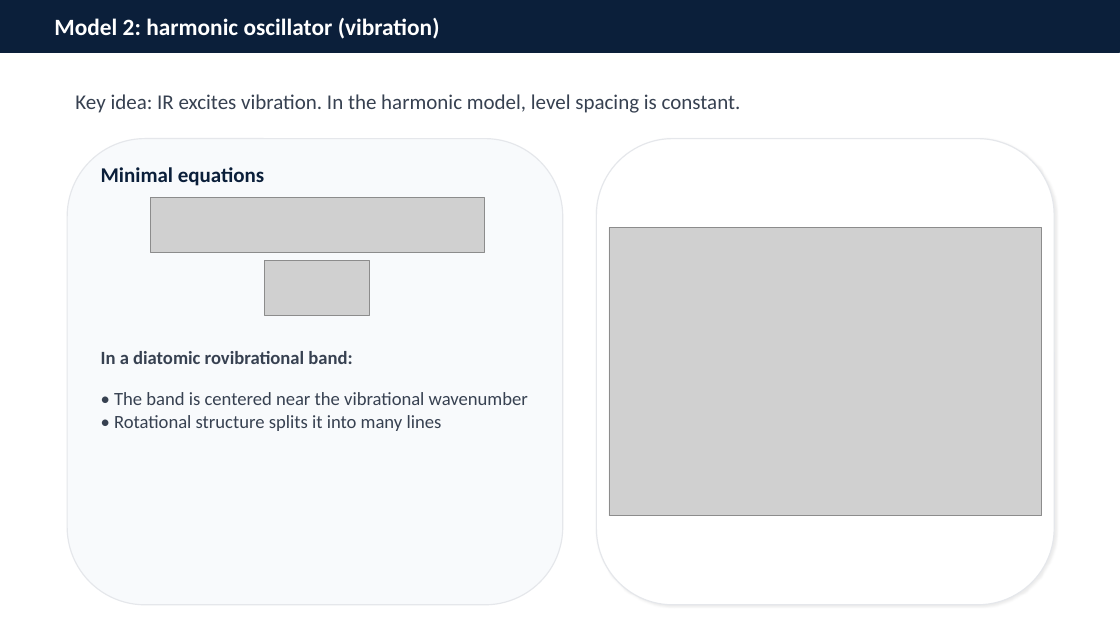
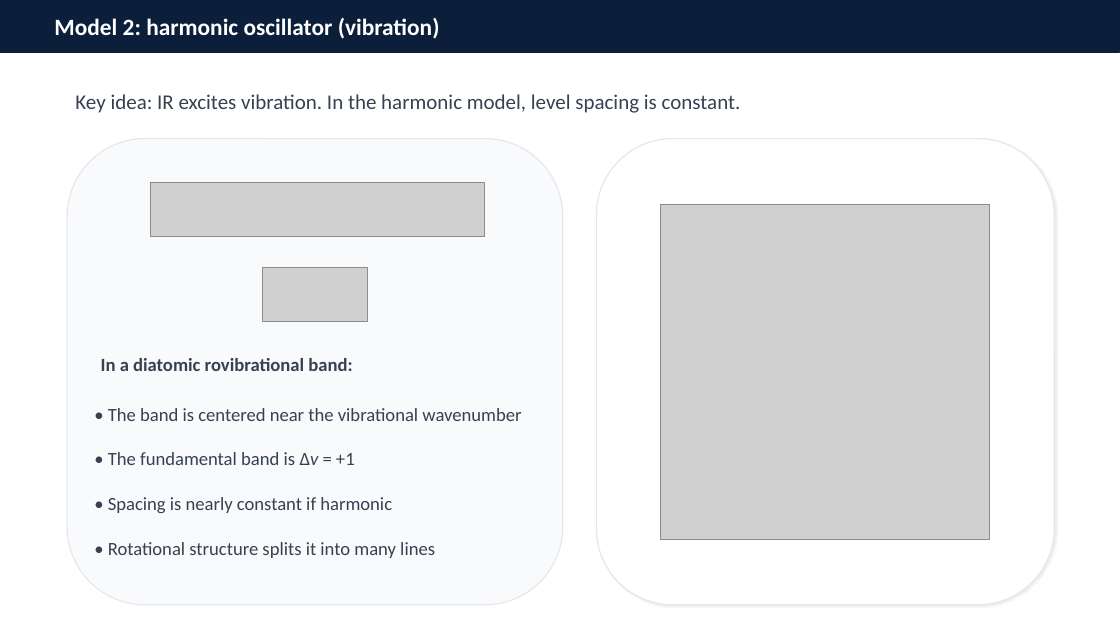
Before and after one commit to bstrb/BKinD, a slide deck: slide 3 of KZ4020/Lab2_IR_HCl_intro.pptx (slide 4 before the commit). Drawn at 1120x630 pixels with LibreOffice and Linux fonts; fonts in the diff are those of the drawing; grey boxes stand for pictures. Boxes give left, top, right and bottom in pixels: in the first picture for what was removed or moved away, otherwise in the second. Text is boxed around its words. In the diff, an @@ line names an element or a change of style, - is before the commit and + after.

Commit message:
Please enter the commit message for your changes. Lines starting with '#' will be ignored, and an empty message aborts the commit.
On branch main
Your branch is up to date with 'origin/main'.

Changes to be committed:
	modified:   KZ4020/Lab2_IR_HCl_intro.pptx

```diff
--- a/KZ4020/Lab2_IR_HCl_intro.pptx
+++ b/KZ4020/Lab2_IR_HCl_intro.pptx
@@ text removed at [101, 167, 264, 186] @@
-Minimal equations
@@ picture: place and size @@
-picture at [150, 197, 485, 252]
+picture at [150, 182, 485, 237]
@@ picture: place and size @@
-picture at [609, 228, 1042, 516]
+picture at [661, 204, 991, 539]
@@ picture: place and size @@
-picture at [265, 260, 369, 315]
+picture at [263, 267, 367, 322]
@@ text "In a diatomic rovibrational band:": place and size @@
-text "In a diatomic rovibrational band:" at [101, 351, 352, 364]
+text "In a diatomic rovibrational band:" at [101, 358, 352, 371]
@@ text "• The band is centered ...": place and size @@
-text "• The band is centered ..." at [114, 392, 528, 431]
+text "• The band is centered ..." at [108, 408, 521, 558]
@@ text at [108, 452, 392, 513]: paragraphs added @@
+• The fundamental band is Δv = +1
+• Spacing is nearly constant if harmonic
```
Also in this commit, not shown: 7 other slides changed.
